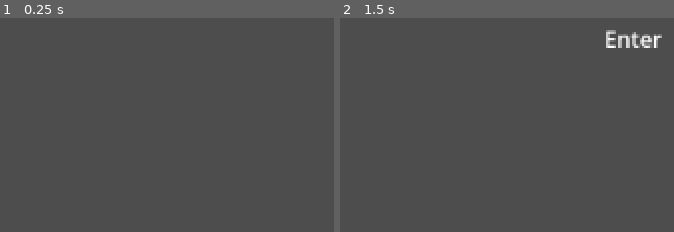
Above: before the commit, frames 1-2 (left to right).
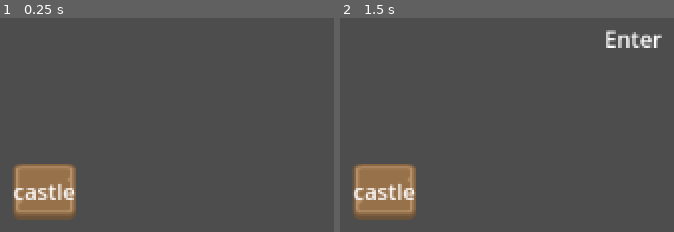
Above: after the commit, the same moments.

Repository: Atropos148/Castle-Typer
Game: Godot game, scene res://Scenes/castle.tscn
Same seed, same stepped clock (60 frames per second), same inputs: the game is played once before the commit and once after it.
Inputs:
- Up to frame 1 (0.25 s): no input
- Up to frame 2 (1.5 s): tap Enter (ui_accept) at 0.5, 0.6, 0.77, 1.07, 1.25, 1.35 s; hold Right (ui_right) from 0.53 s (still down)

The runs differ from the first frame. In frame 1, 4.8% of the frame differs, in the area x 4-23%, y 68-95%; in frame 2, 4.8%.

Commit message:
Added Word
- Word keeps track of what is the next needed letter
- castle uses call_group() to send pressed key to all words
- added better tracking for released keys

Diff:
--- a/Scenes/castle.gd
+++ b/Scenes/castle.gd
@@ -12,8 +12,8 @@
 func _process(delta: float) -> void:
 	pass
 
-func _unhandled_input(event: InputEvent) -> void:
-	if event.is_class("InputEventKey"):
+func _unhandled_key_input(event: InputEvent) -> void:
+	if event.pressed == false:
 		var letter = OS.get_keycode_string(event.keycode)
-		print(letter)
 		last_character_label.text = letter
+		get_tree().call_group("word", "check_pressed_letter", letter)
--- a/Scenes/castle.tscn
+++ b/Scenes/castle.tscn
@@ -1,6 +1,7 @@
-[gd_scene load_steps=2 format=3 uid="uid://6vnxrso6c6p7"]
+[gd_scene load_steps=3 format=3 uid="uid://6vnxrso6c6p7"]
 
 [ext_resource type="Script" path="res://Scenes/castle.gd" id="1_avfg3"]
+[ext_resource type="PackedScene" uid="uid://dsm3ms3io4kew" path="res://Scenes/word.tscn" id="2_4r2yx"]
 
 [node name="Castle" type="Node2D" node_paths=PackedStringArray("last_character_label")]
 script = ExtResource("1_avfg3")
@@ -13,3 +14,6 @@
 offset_bottom = 165.0
 horizontal_alignment = 1
 vertical_alignment = 1
+
+[node name="Word" parent="." instance=ExtResource("2_4r2yx")]
+position = Vector2(308, 244)
--- /dev/null
+++ b/Scenes/word.gd
@@ -0,0 +1,44 @@
+extends CharacterBody2D
+
+
+const SPEED = 300.0
+const JUMP_VELOCITY = -400.0
+
+# Get the gravity from the project settings to be synced with RigidBody nodes.
+var gravity: int = ProjectSettings.get_setting("physics/2d/default_gravity")
+var assigned_word: String = "castle"
+
+var next_letter_position: int = 0
+
+@export var word_label: Label
+
+func _ready() -> void:
+	word_label.text = assigned_word
+
+func check_pressed_letter(pressed_letter: String):
+	if assigned_word[next_letter_position] == pressed_letter.to_lower():
+		print("correct letter")
+		if next_letter_position + 1 < assigned_word.length():
+			next_letter_position += 1
+	else:
+		print("wrong letter")
+		next_letter_position = 0
+
+#func _physics_process(delta: float) -> void:
+#	# Add the gravity.
+#	if not is_on_floor():
+#		velocity.y += gravity * delta
+#
+#	# Handle Jump.
+#	if Input.is_action_just_pressed("ui_accept") and is_on_floor():
+#		velocity.y = JUMP_VELOCITY
+#
+#	# Get the input direction and handle the movement/deceleration.
+#	# As good practice, you should replace UI actions with custom gameplay actions.
+#	var direction := Input.get_axis("ui_left", "ui_right")
+#	if direction:
+#		velocity.x = direction * SPEED
+#	else:
+#		velocity.x = move_toward(velocity.x, 0, SPEED)
+#
+#	move_and_slide()
--- /dev/null
+++ b/Scenes/word.tscn
@@ -0,0 +1,29 @@
+[gd_scene load_steps=4 format=3 uid="uid://dsm3ms3io4kew"]
+
+[ext_resource type="Script" path="res://Scenes/word.gd" id="1_p7uf2"]
+[ext_resource type="Theme" uid="uid://b2v1n2ce5pu4g" path="res://UI/wood_theme.tres" id="2_gxeu3"]
+
+[sub_resource type="CircleShape2D" id="CircleShape2D_eqlxk"]
+
+[node name="Word" type="CharacterBody2D" node_paths=PackedStringArray("word_label") groups=["word"]]
+script = ExtResource("1_p7uf2")
+word_label = NodePath("PanelContainer/Label")
+
+[node name="CollisionShape2D" type="CollisionShape2D" parent="."]
+shape = SubResource("CircleShape2D_eqlxk")
+
+[node name="PanelContainer" type="PanelContainer" parent="."]
+offset_right = 40.0
+offset_bottom = 40.0
+size_flags_horizontal = 4
+theme = ExtResource("2_gxeu3")
+
+[node name="Label" type="Label" parent="PanelContainer"]
+layout_mode = 2
+offset_left = 10.0
+offset_top = 10.0
+offset_right = 40.0
+offset_bottom = 36.0
+text = "test"
+horizontal_alignment = 1
+vertical_alignment = 1
--- /dev/null
+++ b/UI/wood_theme.tres
@@ -0,0 +1,14 @@
+[gd_resource type="Theme" load_steps=3 format=3 uid="uid://b2v1n2ce5pu4g"]
+
+[ext_resource type="Texture2D" uid="uid://bgn1vvtuvp2kx" path="res://buttonSquare_brown.png" id="1_4o46x"]
+
+[sub_resource type="StyleBoxTexture" id="StyleBoxTexture_nvxnd"]
+texture = ExtResource("1_4o46x")
+margin_left = 10.0
+margin_top = 10.0
+margin_right = 10.0
+margin_bottom = 10.0
+region_rect = Rect2(0, 0, 45, 49)
+
+[resource]
+PanelContainer/styles/panel = SubResource("StyleBoxTexture_nvxnd")
--- a/tile_map.tscn
+++ b/tile_map_buildings.tscn
@@ -14,6 +14,6 @@
 tile_size = Vector2i(64, 64)
 sources/1 = SubResource("TileSetAtlasSource_083r7")
 
-[node name="TileMap" type="TileMap"]
+[node name="TileMapBuildings" type="TileMap"]
 tile_set = SubResource("TileSet_n5ghf")
 format = 2
Binary file added: buttonSquare_brown.png
Not shown, added: buttonSquare_brown.png.import
Not shown: 1 places in tile_map_buildings.tscn that only renumber resources
